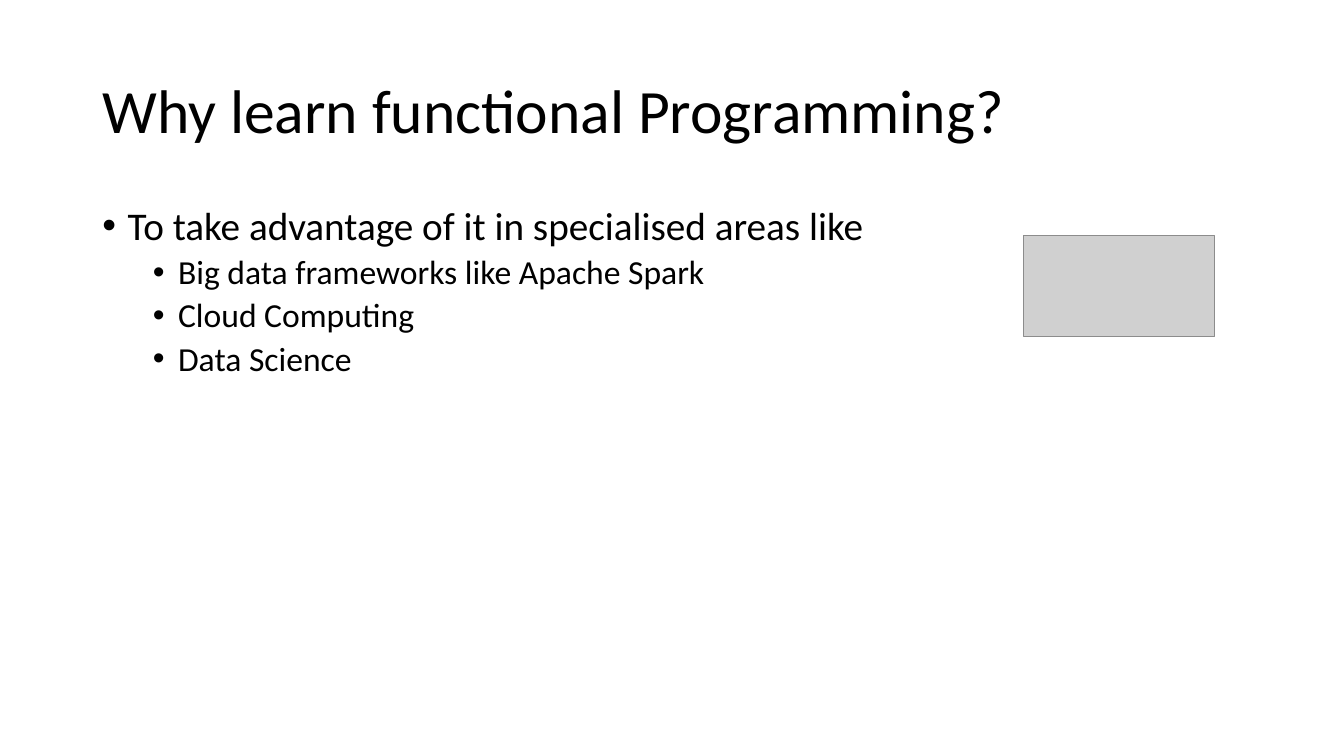
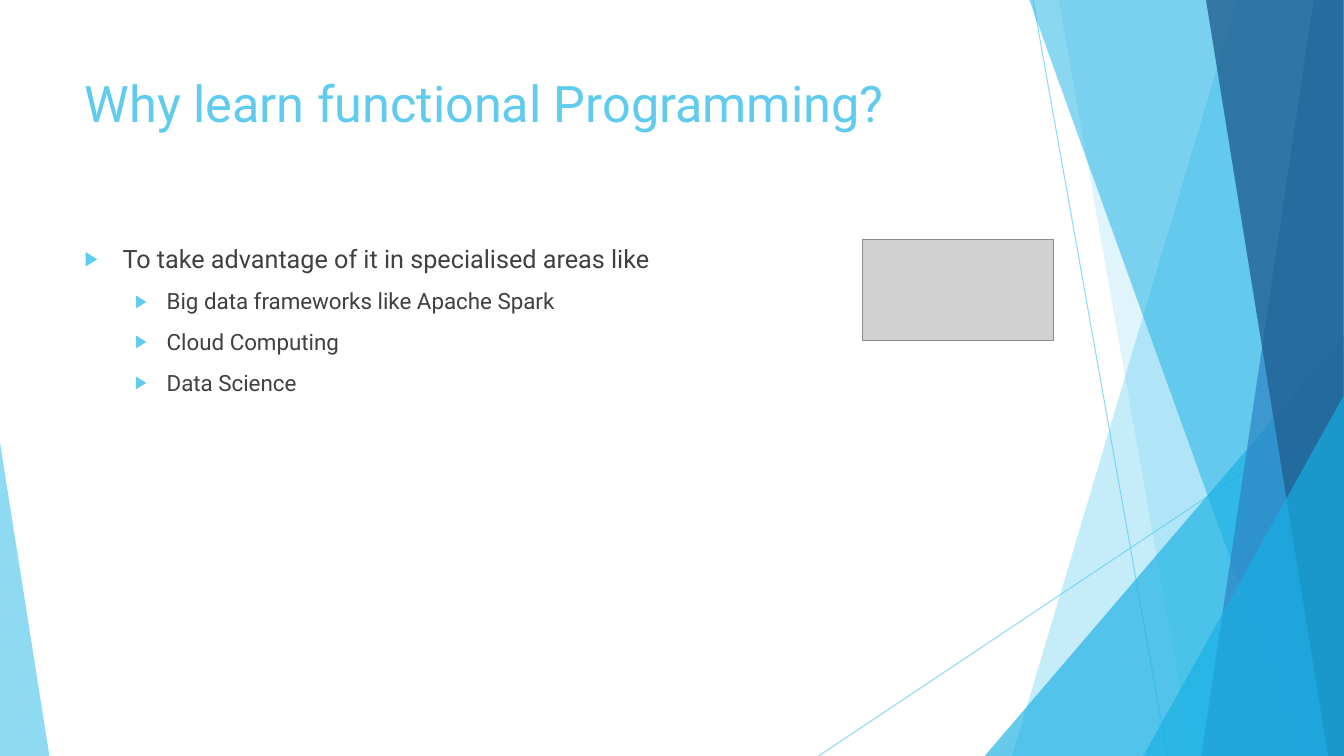
Before and after one commit to j1ebbinflow/FuncCourse, a slide deck: slide 12 of Topics/00 - Start the Func/Functional First Programming with F#.pptx (slide 10 before the commit). Drawn at 1344x756 pixels with LibreOffice and Linux fonts; fonts in the diff are those of the drawing; grey boxes stand for pictures. Boxes give left, top, right and bottom in pixels: in the first picture for what was removed or moved away, otherwise in the second. Text is boxed around its words. In the diff, an @@ line names an element or a change of style, - is before the commit and + after.

```diff
--- a/Topics/00 - Start the Func/Functional First Programming with F#.pptx
+++ b/Topics/00 - Start the Func/Functional First Programming with F#.pptx
@@ title "Why learn functional Programming?": place and size @@
-title "Why learn functional Programming?" at <box>102,90,1004,144</box>
+title "Why learn functional Programming?" at <box>85,83,883,133</box>
@@ title "Why learn functional Programming?" at <box>85,83,883,133</box>: size 44 to 36 pt, font Calibri to Roboto, text colour #000000 to #5FCBEF; line spacing 0.9 to 1; vertical alignment middle to top @@
@@ text "To take advantage of it ...": place and size @@
-text "To take advantage of it ..." at <box>128,212,863,372</box>
+text "To take advantage of it ..." at <box>123,249,649,391</box>
@@ text "To take advantage of it ..." at <box>123,249,649,391</box>: size 28 to 18 pt in "To take advantage of it in specialised ..."; font Calibri to Roboto, text colour #000000 to #404040; size 24 to 16 pt in "Big data frameworks like Apache Spark", "Cloud Computing", "Data Science"; bullet • to ▶; line spacing 0.9 to 1; more space between paragraphs @@
@@ picture: place and size @@
-picture at <box>1024,235,1215,337</box>
+picture at <box>863,239,1054,341</box>
@@ group added at <box>0,0,1344,756</box>: 5 freeform shapes, 3 triangles, 2 lines @@
```
Also in this commit, not shown: 19 other slides changed, 13 slides added, 5 slides removed.
